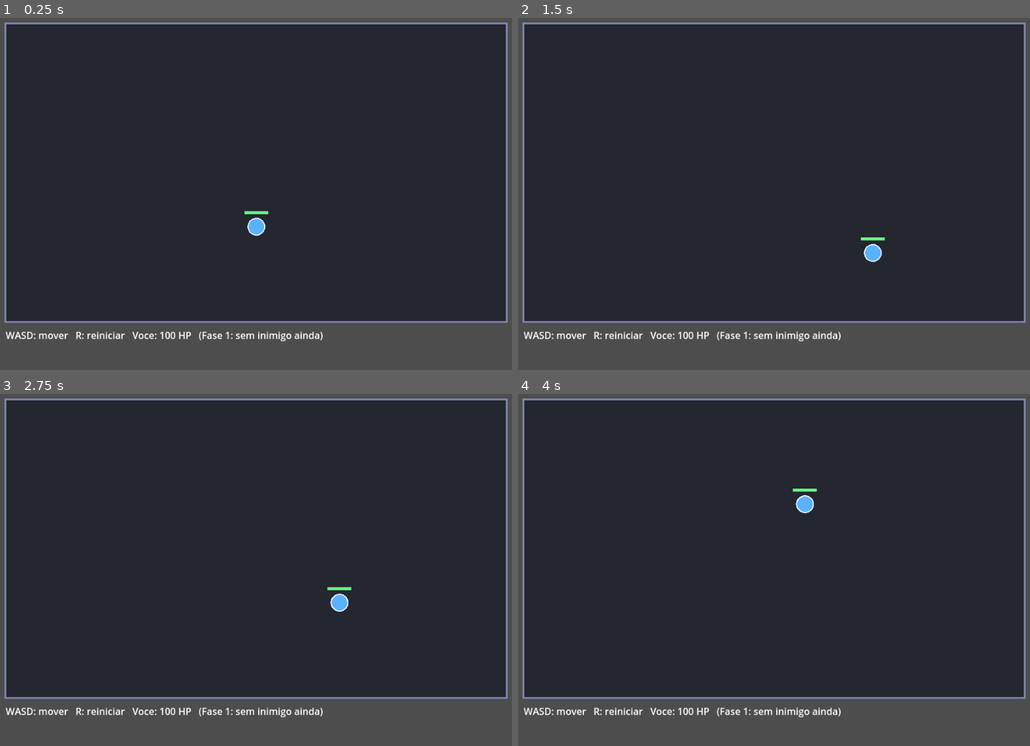
Above: before the commit, frames 1-4 (two rows, left to right).
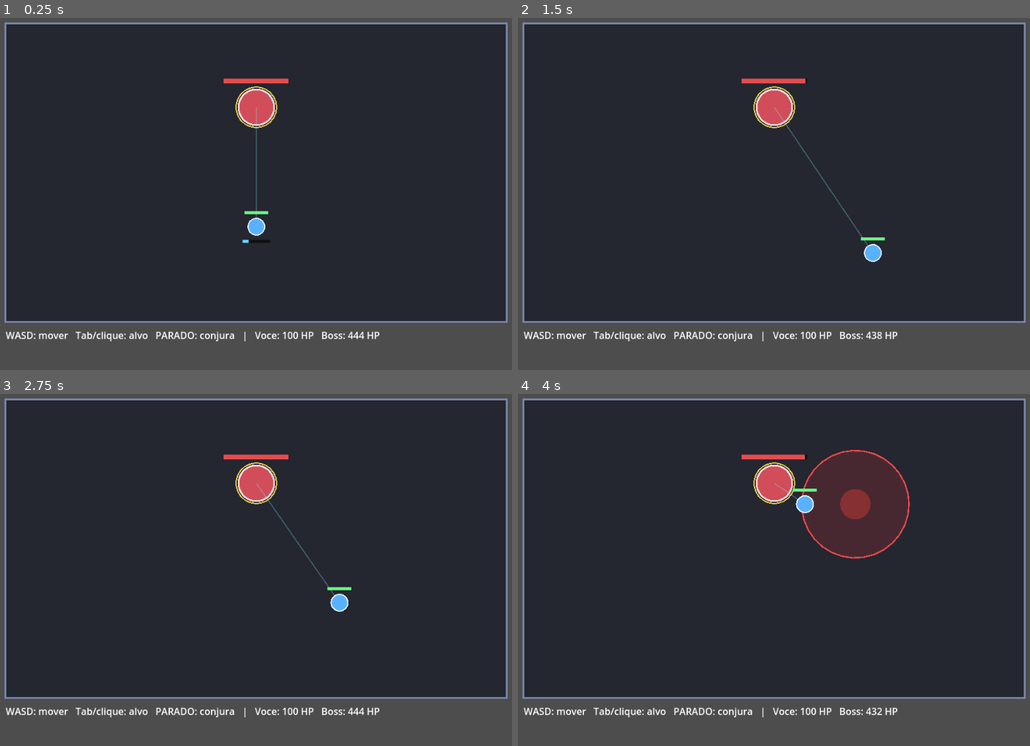
Above: after the commit, the same moments.

Repository: fcbicalho-cloud/Impossiblebosses
Game: Godot game, scene res://Main.tscn
Two runs of this game, one before a commit and one after it. Both use one fixed random seed, a clock stepped at 60 frames per second and the inputs below.
Inputs (mouse positions are in pixels of both pictures, inside the frame that each line leads up to):
- Up to frame 1 (0.25 s): no input
- Up to frame 2 (1.5 s): tap Enter at 0.5 s; move the mouse to (902, 158) at 0.52 s; hold D 0.53-1.28 s; tap Tab at 0.6, 1.35 s; click (902, 158) at 0.67 s; move the mouse to (661, 197) at 1.27 s; hold S from 1.28 s (still down); click (661, 197) at 1.42 s
- Up to frame 3 (2.75 s): move the mouse to (312, 471) at 2.02 s; release S at 2.03 s; hold D from 2.03 s (still down); tap R at 2.1 s; click (312, 471) at 2.17 s; tap Tab at 2.3 s
- Up to frame 4 (4 s): move the mouse to (743, 629) at 2.77 s; release D at 2.78 s; hold W 2.78-3.53 s; tap Tab at 2.85, 3.6 s; click (743, 629) at 2.92 s; move the mouse to (948, 612) at 3.52 s; hold A from 3.53 s (still down); click (948, 612) at 3.67 s

The runs differ from the first frame. In frame 1, 1.8% of the frame differs, in the area x 14-75%, y 17-92%; in frame 2, 1.9%; in frame 3, 1.8%; in frame 4, 6.8%, in the area x 14-77%, y 15-92%.

Commit message:
feat(fase 2): DPS (Mago) vs Boss com AoE telegrafado + vitoria/derrota
- boss.gd: recriado limpo, extends Actor (HP unificado). Uma mecanica: AoE
  telegrafado mirado num membro aleatorio do grupo 'party'; get_active_aoes()
  pro helper de dodge. Threat/fases/adds/projeteis voltam nas fases 3-4.
- main.gd: wira o Boss, combate tab-target (Tab cicla / clique seleciona),
  vitoria (boss morto), derrota (jogador morto) e reinicio (R).
- README: banner de 'em reconstrucao' explicando que a trindade descrita
  mais abaixo esta sendo reintroduzida nas fases 3-4.

Co-Authored-By: Claude Sonnet 5 <noreply@anthropic.com>
Claude-Session: https://claude.ai/code/session_01AGq6QZNWbbKFDuXbKAjmXP

Diff:
--- /dev/null
+++ b/scripts/boss.gd
@@ -0,0 +1,94 @@
+extends Actor
+class_name Boss
+## Boss — Fase 2 (mínimo jogável). Estende Actor (HP unificado).
+##
+## Uma mecânica: AoE telegrafado no chão (círculo vermelho que cresce durante o
+## aviso; ao fim, detona e dá dano em quem estiver dentro). Mira num membro
+## aleatório do grupo "party" no início do aviso, dando tempo de sair.
+##
+## Threat/aggro, fases, corpo-a-corpo, adds e projéteis voltam nas fases 3-4.
+
+signal phase_changed(new_phase: int)
+
+const AOE_TELEGRAPH := 1.3
+const AOE_RADIUS := 90.0
+const AOE_DAMAGE := 35.0
+const AOE_COOLDOWN := 2.6
+
+var arena_rect := Rect2()
+var phase := 1
+
+var _aoes: Array = []   # cada item: {"pos": Vector2, "timer": float}
+var _aoe_cd := 1.5
+
+
+func _ready() -> void:
+	add_to_group("targetable")
+	max_hp = 450.0
+	hp = max_hp
+	radius = 30.0
+
+
+func _process(delta: float) -> void:
+	if not alive:
+		return
+	_update_aoes(delta)
+	queue_redraw()
+
+
+func _update_aoes(delta: float) -> void:
+	for i in range(_aoes.size() - 1, -1, -1):
+		_aoes[i]["timer"] -= delta
+		if _aoes[i]["timer"] <= 0.0:
+			_detonate(_aoes[i]["pos"])
+			_aoes.remove_at(i)
+
+	_aoe_cd -= delta
+	if _aoe_cd <= 0.0:
+		_cast_aoe()
+		_aoe_cd = AOE_COOLDOWN
+
+
+func _cast_aoe() -> void:
+	var party := _alive_party()
+	if party.is_empty():
+		return
+	var victim: PartyMember = party[randi() % party.size()]
+	_aoes.append({"pos": victim.position, "timer": AOE_TELEGRAPH})
+
+
+func _detonate(pos: Vector2) -> void:
+	for m: PartyMember in _alive_party():
+		if m.position.distance_to(pos) <= AOE_RADIUS:
+			m.take_damage(AOE_DAMAGE)
+
+
+func _alive_party() -> Array:
+	var out: Array = []
+	for n: PartyMember in get_tree().get_nodes_in_group("party"):
+		if is_instance_valid(n) and n.alive:
+			out.append(n)
+	return out
+
+
+## Usado por bots para desviar (ver PartyMember._aoe_flee_vector).
+func get_active_aoes() -> Array:
+	var out: Array = []
+	for aoe in _aoes:
+		out.append({"pos": aoe["pos"], "radius": AOE_RADIUS})
+	return out
+
+
+func _draw() -> void:
+	for aoe in _aoes:
+		var local: Vector2 = aoe["pos"] - position
+		var frac: float = clampf(1.0 - (aoe["timer"] / AOE_TELEGRAPH), 0.0, 1.0)
+		draw_circle(local, AOE_RADIUS, Color(1.0, 0.2, 0.2, 0.16))
+		draw_circle(local, AOE_RADIUS * frac, Color(1.0, 0.25, 0.2, 0.35))
+		draw_arc(local, AOE_RADIUS, 0.0, TAU, 32, Color(1.0, 0.3, 0.3, 0.9), 2.5)
+
+	var body_color := Color(0.82, 0.3, 0.35) if alive else Color(0.45, 0.3, 0.32)
+	draw_circle(Vector2.ZERO, radius, body_color)
+	draw_arc(Vector2.ZERO, radius, 0.0, TAU, 32, Color(1.0, 0.85, 0.85), 3.0)
+
+	_draw_hp_bar(110.0, 8.0, -radius - 18.0, Color(0.9, 0.3, 0.3))
--- a/scripts/main.gd
+++ b/scripts/main.gd
@@ -5,14 +5,17 @@
 ## teclas. Entidades transitórias (projéteis, adds — fases futuras) vivem sob
 ## `_world` e são limpas no restart.
 ##
-## Fase 1: arena + HUD + Mago controlável (só movimento; ainda não há inimigo).
-## Fase 2 adiciona o Boss, o combate e vitória/derrota.
+## Fase 2: Mago (DPS) vs Boss com uma mecânica (AoE telegrafado). Combate
+## tab-target, vitória (matar o boss), derrota (morrer) e reinício (R).
+## Trindade + escolha de papel + bots voltam na Fase 3.
 
 const ARENA_RECT := Rect2(60, 60, 840, 500)
+const BOSS_POS := Vector2(480, 200)
 const MAGO_START := Vector2(480, 400)
 
 var state := "playing"  # "playing" | "won" | "lost"
 
+var boss: Boss
 var party: Array = []
 var human_unit = null  # Mago (nas próximas fases: Guardiao/Clerigo) — sem tipo fixo
 
@@ -32,9 +35,18 @@
 	state = "playing"
 	_clear_encounter()
 
+	boss = Boss.new()
+	boss.arena_rect = ARENA_RECT
+	boss.position = BOSS_POS
+	boss.died.connect(_on_boss_died)
+	add_child(boss)
+
 	var mago := Mago.new()
 	mago.arena_rect = ARENA_RECT
 	mago.position = MAGO_START
+	mago.boss = boss
+	mago.target = boss
+	mago.died.connect(_on_player_died)
 	add_child(mago)
 	party.append(mago)
 	human_unit = mago
@@ -49,6 +61,8 @@
 			m.queue_free()
 	party.clear()
 	human_unit = null
+	if is_instance_valid(boss):
+		boss.queue_free()
 	if _world != null:
 		for child in _world.get_children():
 			child.queue_free()
@@ -62,6 +76,46 @@
 	if event is InputEventKey and event.pressed and not event.echo:
 		if event.keycode == KEY_R:
 			_start_encounter()
+		elif event.keycode == KEY_TAB:
+			if human_unit is Mago:
+				human_unit.cycle_target()
+			get_viewport().set_input_as_handled()
+	elif event is InputEventMouseButton and event.pressed and event.button_index == MOUSE_BUTTON_LEFT:
+		if human_unit is Mago:
+			_try_click_target(get_global_mouse_position())
+
+
+func _try_click_target(world_pos: Vector2) -> void:
+	var best = null
+	var best_d := INF
+	for n in get_tree().get_nodes_in_group("targetable"):
+		if not is_instance_valid(n):
+			continue
+		var r := 20.0
+		if n.has_method("pick_radius"):
+			r = n.pick_radius()
+		var d: float = world_pos.distance_to(n.position)
+		if d <= r and d < best_d:
+			best_d = d
+			best = n
+	if best != null:
+		human_unit.target = best
+
+
+func _on_boss_died() -> void:
+	if state != "playing":
+		return
+	state = "won"
+	_status_label.text = "VITORIA!"
+	_status_label.add_theme_color_override("font_color", Color(0.4, 1.0, 0.5))
+
+
+func _on_player_died() -> void:
+	if state != "playing":
+		return
+	state = "lost"
+	_status_label.text = "DERROTA"
+	_status_label.add_theme_color_override("font_color", Color(1.0, 0.4, 0.4))
 
 
 func _build_hud() -> void:
@@ -82,10 +136,19 @@
 func _update_hint() -> void:
 	if _hint_label == null:
 		return
-	var hp_txt := ""
+	if state == "won":
+		_hint_label.text = "Voce venceu! Pressione R para reiniciar."
+		return
+	if state == "lost":
+		_hint_label.text = "Pressione R para tentar de novo."
+		return
+	var hp_p := 0
+	var hp_b := 0
 	if is_instance_valid(human_unit):
-		hp_txt = "   Voce: %d HP" % int(round(human_unit.hp))
-	_hint_label.text = "WASD: mover   R: reiniciar%s   (Fase 1: sem inimigo ainda)" % hp_txt
+		hp_p = int(round(human_unit.hp))
+	if is_instance_valid(boss):
+		hp_b = int(round(boss.hp))
+	_hint_label.text = "WASD: mover   Tab/clique: alvo   PARADO: conjura   |   Voce: %d HP   Boss: %d HP" % [hp_p, hp_b]
 
 
 func _draw() -> void:
Not shown, changed: README.md
